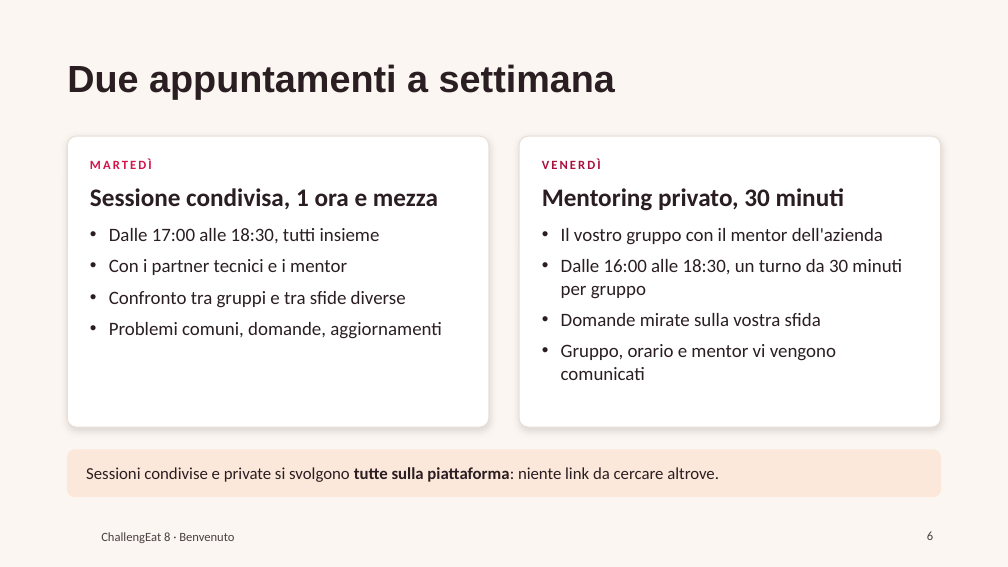
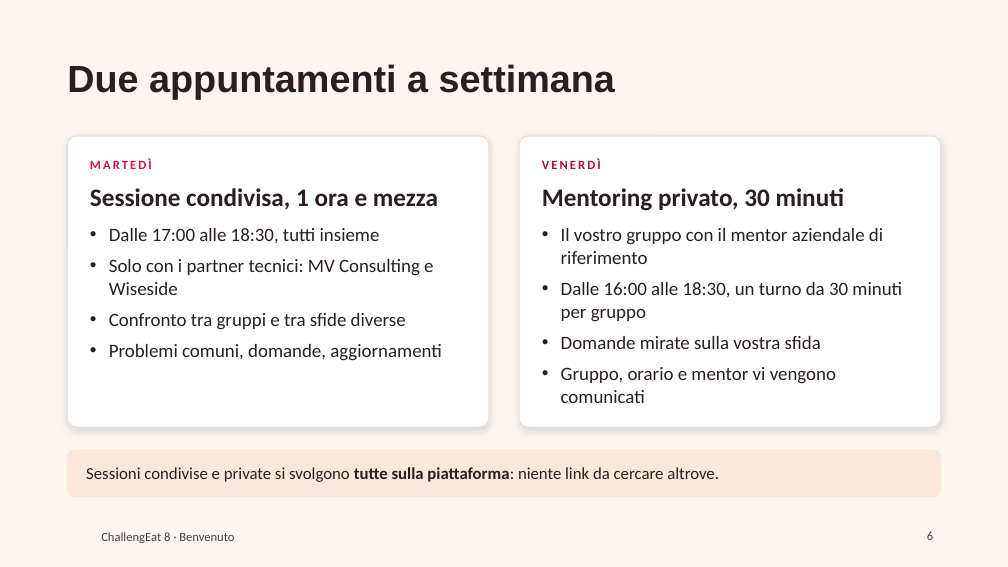
Before and after one commit to foodhub-srl-sb/firex-deploy, a slide deck: slide 6 of slides/benvenuto.pptx. Drawn at 1008x567 pixels with LibreOffice and Linux fonts; fonts in the diff are those of the drawing; background and template pictures are left out. Boxes give left, top, right and bottom in pixels: in the first picture for what was removed or moved away, otherwise in the second. Text is boxed around its words. In the diff, an @@ line names an element or a change of style, - is before the commit and + after.

```diff
--- a/slides/benvenuto.pptx
+++ b/slides/benvenuto.pptx
@@ text at [561, 228, 883, 264]: text changed @@
-• Il vostro gruppo con il mentor dell'azienda
+• Il vostro gruppo con il mentor aziendale di riferimento
@@ text at [109, 259, 433, 295]: text changed @@
-• Con i partner tecnici e i mentor
+• Solo con i partner tecnici: MV Consulting e Wiseside
```
Also in this commit, not shown: 2 other slides changed, 5 other files.
